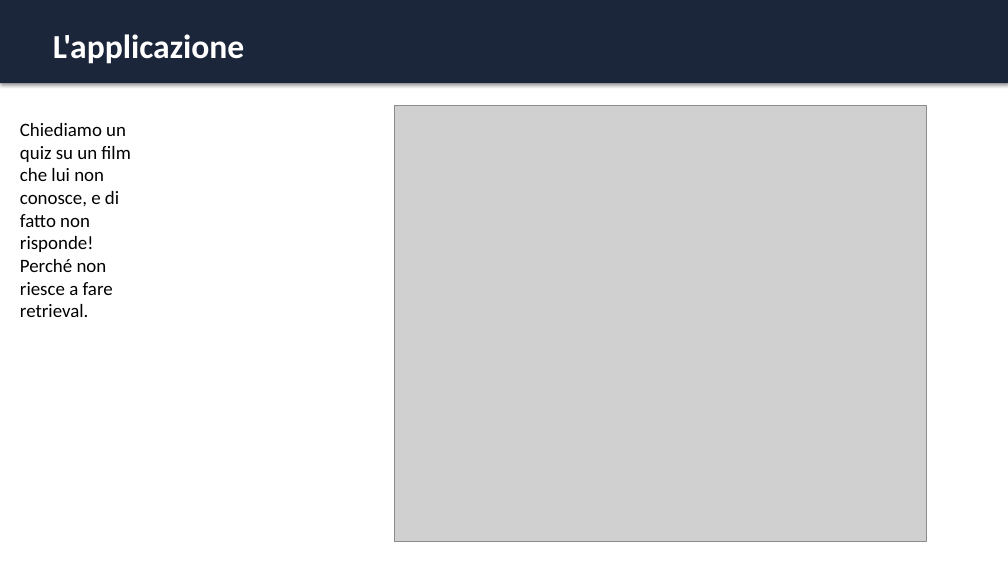
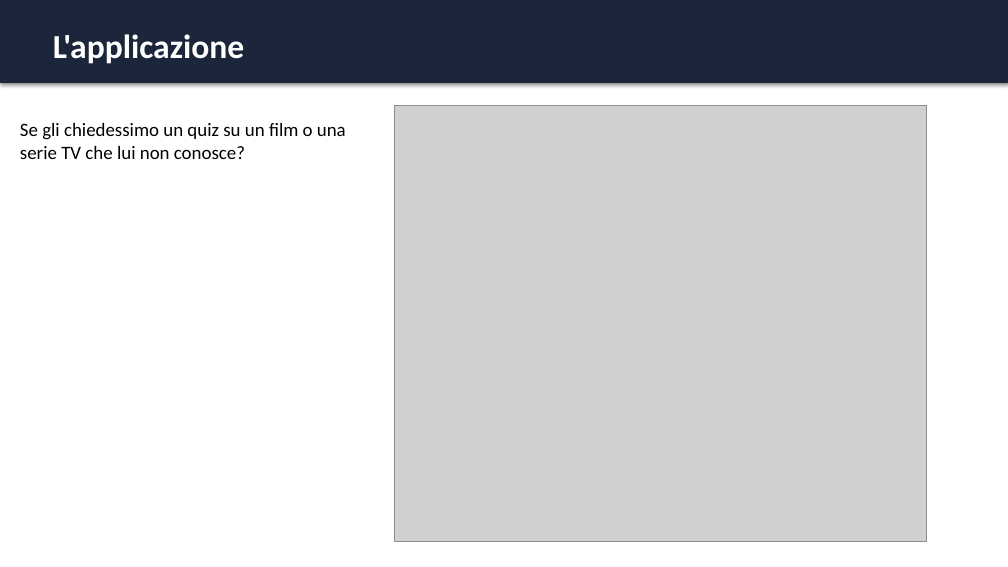
Before and after one commit to BERLUSCA/Noname, a slide deck: slide 10 of docs/Presentazione_Progetto.pptx. Drawn at 1008x567 pixels with LibreOffice and Linux fonts; fonts in the diff are those of the drawing; grey boxes stand for pictures. Boxes give left, top, right and bottom in pixels: in the first picture for what was removed or moved away, otherwise in the second. Text is boxed around its words. In the diff, an @@ line names an element or a change of style, - is before the commit and + after.

```diff
--- a/docs/Presentazione_Progetto.pptx
+++ b/docs/Presentazione_Progetto.pptx
@@ text at box(20, 123, 346, 159): text changed @@
-Chiediamo un quiz su un film che lui non conosce, e di fatto non risponde! Perché non riesce a fare retrieval.
+Se gli chiedessimo un quiz su un film o una serie TV che lui non conosce?
```
Also in this commit, not shown: 1 other slide changed.
